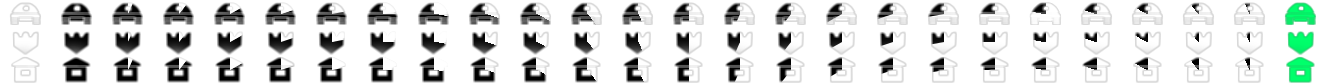
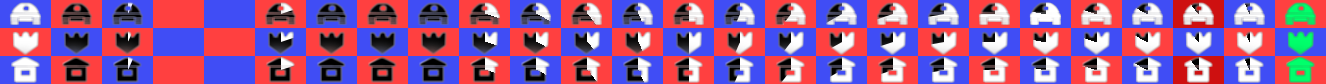
Comparing the layer stacks of the two 1326x84 images. Changes:
renamed "build 7" to "Pasted Layer #11", moved it above "Pasted Layer #10", painted on it over [419, 56, 448, 83]
renamed "build 6" to "Pasted Layer #10", moved it above "Pasted Layer #9", painted on it over [368, 56, 397, 83]
renamed "build 5" to "Pasted Layer #9", moved it above "Pasted Layer #8", painted on it over [317, 56, 346, 83]
renamed "build 4" to "Pasted Layer #8", moved it above "Pasted Layer #7" over [266, 56, 295, 83]
renamed "def 7" to "Pasted Layer #7", moved it above "Pasted Layer #6", painted on it over [420, 31, 447, 55]
renamed "def 6" to "Pasted Layer #6", moved it above "Pasted Layer #5", painted on it over [369, 31, 396, 55]
renamed "def 5" to "Pasted Layer #5", moved it above "Pasted Layer #3", painted on it over [318, 31, 345, 55]
renamed "tank 7" to "Pasted Layer #3", moved it above "Pasted Layer #2", painted on it over [417, 2, 450, 25]
renamed "tank 6" to "Pasted Layer #2", moved it above "Pasted Layer #1", painted on it over [366, 2, 399, 25]
renamed "tank 5" to "Pasted Layer #1", moved it above "build ready", painted on it over [315, 2, 348, 25]
painted on "tank 4" over [281, 2, 294, 14]
removed layer "build 3" over [215, 56, 244, 83]
removed layer "def 3" over [216, 31, 243, 55]
removed layer "tank 3" over [213, 2, 246, 25]
removed layer "build 2" over [164, 56, 193, 83]
removed layer "def 2" over [165, 31, 192, 55]
removed layer "tank 2" over [162, 2, 195, 25]
showed "stencil" over [0, 0, 1326, 84]
